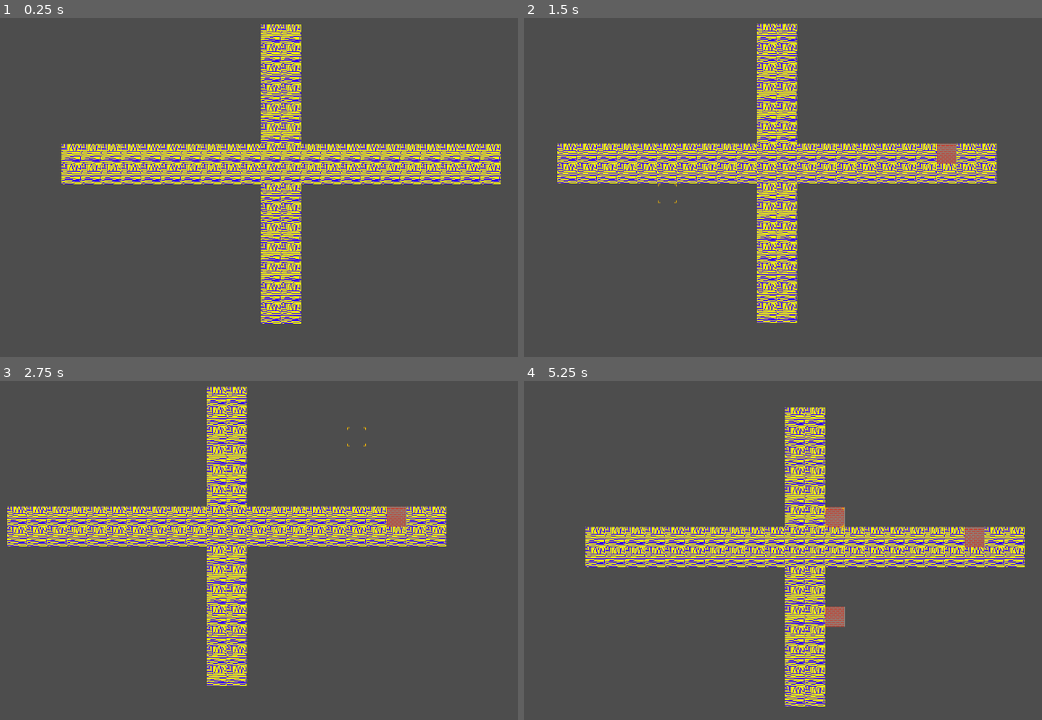
Above: before the commit, frames 1-4 (two rows, left to right).
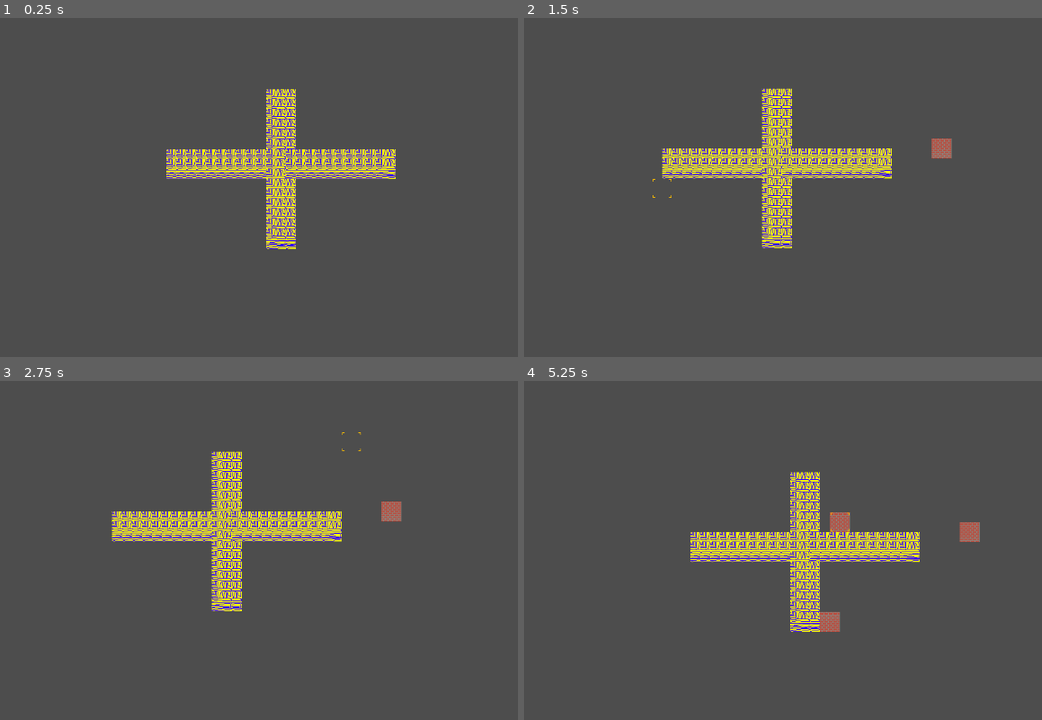
Above: after the commit, the same moments.

Repository: Something231/Cult-City
Game: Godot game, scene res://Scenes/Town.tscn
Same seed, same stepped clock (60 frames per second), same inputs: the game is played once before the commit and once after it. The project has no main scene, so this scene is started directly.
Inputs (mouse positions are in pixels of both pictures, inside the frame that each line leads up to):
- Up to frame 1 (0.25 s): no input
- Up to frame 2 (1.5 s): tap Enter at 0.5 s; move the mouse to (964, 143) at 0.52 s; hold D (move_right) 0.53-1.28 s; hold B (b) 0.53-1.28 s; click (964, 143) at 0.67 s; move the mouse to (663, 184) at 1.27 s; hold S (move_down) from 1.28 s (still down); tap B (b) at 1.35 s
- Up to frame 3 (2.75 s): tap Space at 2 s; move the mouse to (352, 438) at 2.02 s; release S (move_down) at 2.03 s; hold D (move_right) from 2.03 s (still down); hold B (b) from 2.03 s (still down)
- Up to frame 4 (5.25 s): move the mouse to (767, 608) at 2.77 s; release D (move_right) at 2.78 s; release B (b) at 2.78 s; hold W (move_up) 2.78-3.53 s; tap B (b) at 2.85, 4.35 s; click (767, 608) at 2.92 s; move the mouse to (1021, 587) at 3.52 s; hold B (b) 3.53-4.28 s; hold A (move_left) 3.53-5.03 s; move the mouse to (591, 465) at 4.27 s; move the mouse to (839, 526) at 5.02 s; hold S (move_down) from 5.03 s (still down); hold B (b) from 5.03 s (still down); click (839, 526) at 5.17 s

The runs differ from the first frame. In frame 1, 14% of the frame differs, in the area x 11-97%, y 1-91%; in frame 2, 14%; in frame 3, 14%; in frame 4, 15%, in the area x 11-97%, y 7-97%.

Commit message:
some changes; still tryna figure outhowspritesheet

Diff:
--- a/Scenes/Town.tscn
+++ b/Scenes/Town.tscn
@@ -11,6 +11,7 @@
 [ext_resource type="Texture2D" uid="uid://by0ox5oax3l5y" path="res://Sprites/top_select.png" id="5_0b0wr"]
 [ext_resource type="Texture2D" uid="uid://dal0y3sjx5xcv" path="res://Sprites/bottom_left_select.png" id="7_tquwh"]
 [ext_resource type="Texture2D" uid="uid://dq1m64j8rsbod" path="res://Sprites/bottom_right_select.png" id="8_1n2ag"]
+[ext_resource type="Texture2D" uid="uid://c83520mkput6o" path="res://Sprites/wall_spritesheet.png" id="8_6hqvo"]
 [ext_resource type="Texture2D" uid="uid://2p0qsuetik2y" path="res://Sprites/bottom_select.png" id="9_efard"]
 [ext_resource type="Texture2D" uid="uid://e23ion87irrm" path="res://Sprites/left_select.png" id="10_n5k6n"]
 [ext_resource type="Texture2D" uid="uid://m181jtxk7qnt" path="res://Sprites/right_select.png" id="11_qy6iq"]
@@ -43,6 +44,53 @@
 0:0/0 = 0
 0:0/0/physics_layer_0/linear_velocity = Vector2(0, 0)
 0:0/0/physics_layer_0/angular_velocity = 0.0
+
+[sub_resource type="TileSetAtlasSource" id="TileSetAtlasSource_k758k"]
+texture = ExtResource("8_6hqvo")
+separation = Vector2i(16, 0)
+texture_region_size = Vector2i(16, 32)
+0:0/0 = 0
+0:0/0/physics_layer_0/linear_velocity = Vector2(0, 0)
+0:0/0/physics_layer_0/angular_velocity = 0.0
+1:0/0 = 0
+1:0/0/physics_layer_0/linear_velocity = Vector2(0, 0)
+1:0/0/physics_layer_0/angular_velocity = 0.0
+2:0/0 = 0
+2:0/0/physics_layer_0/linear_velocity = Vector2(0, 0)
+2:0/0/physics_layer_0/angular_velocity = 0.0
+0:1/0 = 0
+0:1/0/physics_layer_0/linear_velocity = Vector2(0, 0)
+0:1/0/physics_layer_0/angular_velocity = 0.0
+1:1/0 = 0
+1:1/0/physics_layer_0/linear_velocity = Vector2(0, 0)
+1:1/0/physics_layer_0/angular_velocity = 0.0
+2:1/0 = 0
+2:1/0/physics_layer_0/linear_velocity = Vector2(0, 0)
+2:1/0/physics_layer_0/angular_velocity = 0.0
+0:2/0 = 0
+0:2/0/physics_layer_0/linear_velocity = Vector2(0, 0)
+0:2/0/physics_layer_0/angular_velocity = 0.0
+1:2/0 = 0
+1:2/0/physics_layer_0/linear_velocity = Vector2(0, 0)
+1:2/0/physics_layer_0/angular_velocity = 0.0
+2:2/0 = 0
+2:2/0/physics_layer_0/linear_velocity = Vector2(0, 0)
+2:2/0/physics_layer_0/angular_velocity = 0.0
+0:3/0 = 0
+0:3/0/physics_layer_0/linear_velocity = Vector2(0, 0)
+0:3/0/physics_layer_0/angular_velocity = 0.0
+1:3/0 = 0
+1:3/0/physics_layer_0/linear_velocity = Vector2(0, 0)
+1:3/0/physics_layer_0/angular_velocity = 0.0
+2:3/0 = 0
+2:3/0/physics_layer_0/linear_velocity = Vector2(0, 0)
+2:3/0/physics_layer_0/angular_velocity = 0.0
+3:2/0 = 0
+3:2/0/physics_layer_0/linear_velocity = Vector2(0, 0)
+3:2/0/physics_layer_0/angular_velocity = 0.0
+3:3/0 = 0
+3:3/0/physics_layer_0/linear_velocity = Vector2(0, 0)
+3:3/0/physics_layer_0/angular_velocity = 0.0
 
 [sub_resource type="TileSetAtlasSource" id="TileSetAtlasSource_hjgbp"]
 texture = ExtResource("4_wx02n")
@@ -101,7 +149,6 @@
 0:0/0/physics_layer_0/angular_velocity = 0.0
 
 [sub_resource type="TileSet" id="TileSet_hgc6j"]
-tile_size = Vector2i(32, 32)
 physics_layer_0/collision_layer = 1
 sources/0 = SubResource("TileSetAtlasSource_8bvj4")
 sources/1 = SubResource("TileSetAtlasSource_f38xa")
@@ -115,17 +162,10 @@
 sources/9 = SubResource("TileSetAtlasSource_mnuqt")
 sources/10 = SubResource("TileSetAtlasSource_5vckt")
 sources/11 = SubResource("TileSetAtlasSource_nyn3p")
+sources/12 = SubResource("TileSetAtlasSource_k758k")
 
 [node name="Node2D" type="Node2D" groups=["Dictator"]]
 script = ExtResource("1_rb5k1")
-
-[node name="TileMap" type="TileMap" parent="." groups=["tilemap"]]
-tile_set = SubResource("TileSet_hgc6j")
-format = 2
-layer_0/tile_data = PackedInt32Array(-327680, 0, 0, -262144, 0, 0, -196608, 0, 0, -131072, 0, 0, -65536, 0, 0, 0, 0, 0, 65536, 0, 0, 131072, 0, 0, 196608, 0, 0, 262144, 0, 0, -10, 0, 0, -9, 0, 0, -8, 0, 0, 65529, 0, 0, 65530, 0, 0, 65531, 0, 0, 65532, 0, 0, 65533, 0, 0, 65534, 0, 0, 65535, 0, 0, 1, 0, 0, 2, 0, 0, 3, 0, 0, 4, 0, 0, 5, 0, 0, 6, 0, 0, 7, 0, 0, -65529, 0, 0, -65528, 0, 0, -65530, 0, 0, -65531, 0, 0, -65532, 0, 0, -65533, 0, 0, -65534, 0, 0, -65535, 0, 0, -1, 0, 0, -2, 0, 0, -3, 0, 0, -4, 0, 0, -5, 0, 0, -6, 0, 0, -7, 0, 0, 65526, 0, 0, 65527, 0, 0, 65528, 0, 0, 8, 0, 0, 9, 0, 0, -65527, 0, 0, 393216, 0, 0, 327680, 0, 0, 458752, 0, 0, -393217, 0, 0, -327681, 0, 0, -262145, 0, 0, -196609, 0, 0, -131073, 0, 0, -65537, 0, 0, 131071, 0, 0, 196607, 0, 0, 262143, 0, 0, 327679, 0, 0, 393215, 0, 0, 458751, 0, 0, 524287, 0, 0, -458752, 0, 0, -393216, 0, 0, 65525, 0, 0, -11, 0, 0, -65526, 0, 0, 10, 0, 0)
-layer_1/tile_data = PackedInt32Array()
-layer_2/tile_data = PackedInt32Array()
-script = ExtResource("3_yhfrr")
 
 [node name="Camera2D" type="Camera2D" parent="."]
 script = ExtResource("1_kudra")
@@ -138,3 +178,11 @@
 offset_top = -324.0
 offset_right = -577.0
 offset_bottom = -324.0
+
+[node name="TileMap" type="TileMap" parent="." groups=["tilemap"]]
+tile_set = SubResource("TileSet_hgc6j")
+format = 2
+layer_0/tile_data = PackedInt32Array(-327680, 0, 0, -262144, 0, 0, -196608, 0, 0, -131072, 0, 0, -65536, 0, 0, 0, 0, 0, 65536, 0, 0, 131072, 0, 0, 196608, 0, 0, 262144, 0, 0, -10, 0, 0, -9, 0, 0, -8, 0, 0, 65529, 0, 0, 65530, 0, 0, 65531, 0, 0, 65532, 0, 0, 65533, 0, 0, 65534, 0, 0, 65535, 0, 0, 1, 0, 0, 2, 0, 0, 3, 0, 0, 4, 0, 0, 5, 0, 0, 6, 0, 0, 7, 0, 0, -65529, 0, 0, -65528, 0, 0, -65530, 0, 0, -65531, 0, 0, -65532, 0, 0, -65533, 0, 0, -65534, 0, 0, -65535, 0, 0, -1, 0, 0, -2, 0, 0, -3, 0, 0, -4, 0, 0, -5, 0, 0, -6, 0, 0, -7, 0, 0, 65526, 0, 0, 65527, 0, 0, 65528, 0, 0, 8, 0, 0, 9, 0, 0, -65527, 0, 0, 393216, 0, 0, 327680, 0, 0, 458752, 0, 0, -393217, 0, 0, -327681, 0, 0, -262145, 0, 0, -196609, 0, 0, -131073, 0, 0, -65537, 0, 0, 131071, 0, 0, 196607, 0, 0, 262143, 0, 0, 327679, 0, 0, 393215, 0, 0, 458751, 0, 0, 524287, 0, 0, -458752, 0, 0, -393216, 0, 0, 65525, 0, 0, -11, 0, 0, -65526, 0, 0, 10, 0, 0)
+layer_1/tile_data = PackedInt32Array()
+layer_2/tile_data = PackedInt32Array()
+script = ExtResource("3_yhfrr")
Not shown: 1 places in Scenes/Town.tscn that only renumber resources
Binary file added: Sprites/wall_spritesheet.png
Not shown, added: Sprites/wall_spritesheet.png.import
